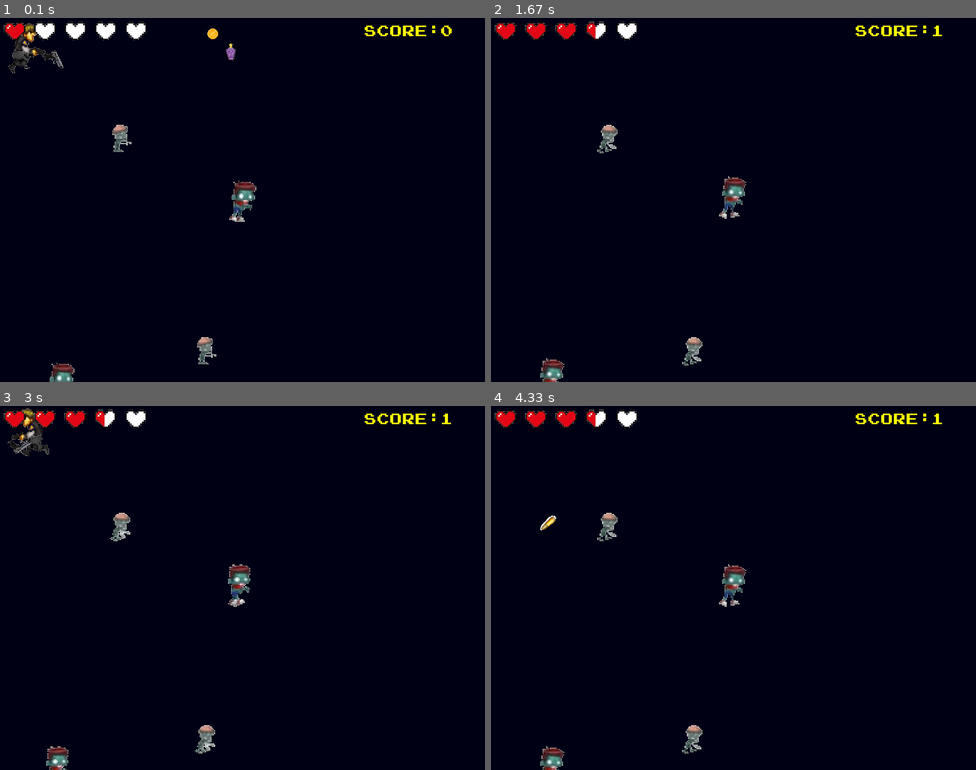
Above: before the commit, frames 1-4 (two rows, left to right).
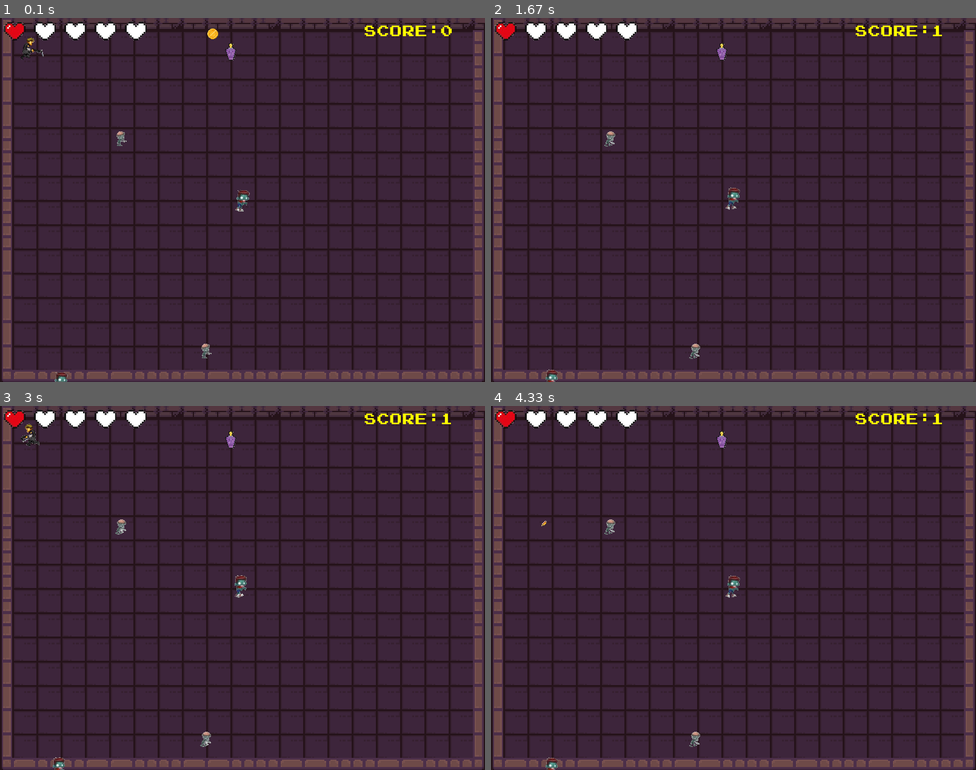
Above: after the commit, the same moments.

Repository: PrintRonald/PYGAME
Game: pygame game, started from main.py
Two runs of this game, one before a commit and one after it. Both use one fixed random seed, a clock stepped at 60 frames per second and the inputs below.
Inputs (mouse positions are in pixels of both pictures, inside the frame that each line leads up to):
- Up to frame 1 (0.1 s): no input
- Up to frame 2 (1.67 s): hold D 0.33-0.8 s; move the mouse to (714, 214) at 0.37 s; hold W 0.83-1.13 s; move the mouse to (888, 189) at 0.87 s; hold D 1.17-1.63 s; move the mouse to (733, 221) at 1.2 s
- Up to frame 3 (3 s): hold A 1.67-2.2 s; move the mouse to (126, 591) at 1.7 s; hold S 2.23-2.53 s; move the mouse to (291, 668) at 2.27 s; hold A 2.57-2.97 s; move the mouse to (92, 675) at 2.6 s
- Up to frame 4 (4.33 s): hold W 3-3.37 s; move the mouse to (806, 460) at 3.03 s; hold D 3.4-4.03 s; move the mouse to (912, 715) at 3.43 s; click (607, 453) at 4.12 s

The runs differ from the first frame. In frame 1, 99% of the frame differs, in the area x 0-100%, y 0-100%; in frame 2, 99%; in frame 3, 99%; in frame 4, 99%.

Commit message:
Versión 1.0.12
Diseño de rejillas y Tiles del fondo del juego

Diff:
--- a/constantes.py
+++ b/constantes.py
@@ -3,19 +3,22 @@
 ALTO_VENTANA = 600
 #ALTO_PERSONAJE = 5
 #ANCHO_PERSONAJE = 5
-SCALA_PERSONAJE = 0.7
-SCALA_ARMA = 0.8
+SCALA_PERSONAJE = 0.33
+SCALA_ARMA = 0.3
+TILE_SIZE = 40
+TILE_TYPES = 100
 
 #COLORES
 COLOR_PERSONAJE = (255,255,0)
 COLOR_ARMA = (255,0,0)
 COLOR_BG = (0,0,20)
 ROJO = (203,50,52)
+BLANCO = (255,255,255)
 
 #OTROS
 FPS = 120
 VELOCIDAD = 5
 VELOCIDAD_BALA = 20
 COOLDOWN_BALAS = 500
-SCALA_ENEMIGOS = 1.9
+SCALA_ENEMIGOS = 1.0
 SCALA_CORAZON = 0.5
--- a/main.py
+++ b/main.py
@@ -1,9 +1,11 @@
 import pygame
+import pygame.locals
 import constantes
 from personaje import Personaje
 from weapon import Weapon
 from textos import DamageText
 from items import Item
+from mundo import Mundo
 import os
 #Funciones
 #escalar imagen
@@ -73,6 +75,15 @@
 #Balas
 imagen_balas = pygame.image.load(f"assets//images//weapons//bullet.png")
 imagen_balas = escalar_img(imagen_balas,constantes.SCALA_ARMA)
+
+#Cargar imagenes del mundo
+
+tile_list = []
+for x in range(constantes.TILE_TYPES):
+    tile_image = pygame.image.load(f"assets//images//tales//tales ({x+1}).png")
+    tile_image = pygame.transform.scale(tile_image,(constantes.TILE_SIZE,constantes.TILE_SIZE))
+    tile_list.append(tile_image)
+
 # Creacion del personaje principal
 #player_image = pygame.image.load("assets//images//characters//player1//player0.png")
 #Tamaño del player alto y ancho
@@ -108,6 +119,39 @@
             c_mitad_dibujado = True
         else:
             ventana.blit(corazon_vacio, (5+i*50,5))
+
+
+world_data = [
+    [0,1,2,3,4,1,2,3,4,1,2,3,4,1,2,3,4,1,2,3,4,5],
+    [10,11,11,11,11,11,11,11,11,11,11,11,11,11,11,11,11,11,11,11,25],
+    [10,11,11,11,11,11,11,11,11,11,11,11,11,11,11,11,11,11,11,11,25],
+    [10,11,11,11,11,11,11,11,11,11,11,11,11,11,11,11,11,11,11,11,25],
+    [10,11,11,11,11,11,11,11,11,11,11,11,11,11,11,11,11,11,11,11,15],
+    [20,11,11,11,11,11,11,11,11,11,11,11,11,11,11,11,11,11,11,11,25],
+    [20,11,11,11,11,11,11,11,11,11,11,11,11,11,11,11,11,11,11,11,25],
+    [20,11,11,11,11,11,11,11,11,11,11,11,11,11,11,11,11,11,11,11,25],
+    [20,11,11,11,11,11,11,11,11,11,11,11,11,11,11,11,11,11,11,11,25],
+    [20,11,11,11,11,11,11,11,11,11,11,11,11,11,11,11,11,11,11,11,25],
+    [30,11,11,11,11,11,11,11,11,11,11,11,11,11,11,11,11,11,11,11,35],
+    [30,11,11,11,11,11,11,11,11,11,11,11,11,11,11,11,11,11,11,11,35],
+    [30,11,11,11,11,11,11,11,11,11,11,11,11,11,11,11,11,11,11,11,35],
+    [30,11,11,11,11,11,11,11,11,11,11,11,11,11,11,11,11,11,11,11,35],
+    [30,11,11,11,11,11,11,11,11,11,11,11,11,11,11,11,11,11,11,11,35],
+    [40,41,42,43,44,41,42,43,44,41,42,43,44,41,42,43,44,41,42,43,45]
+]
+
+world = Mundo()
+world.process_data(world_data,tile_list)
+
+
+def dibujar_grid():
+    for x in range(30):
+        #Lineas verticales
+        pygame.draw.line(ventana, constantes.BLANCO, (x*constantes.TILE_SIZE,0),(x*constantes.TILE_SIZE,constantes.ALTO_VENTANA))
+        #Lineas horizonatales
+        pygame.draw.line(ventana, constantes.BLANCO, (0,x*constantes.TILE_SIZE),(constantes.ANCHO_VENTANA,x*constantes.TILE_SIZE))
+
+
 
 
 #Crear personaje de la clase personaje
@@ -158,6 +202,8 @@
     #que vaya a 60 FPS
     reloj.tick(constantes.FPS)
     ventana.fill(constantes.COLOR_BG)
+
+    dibujar_grid()
 
     #Calcular el movimiento del juagador
     delta_x = 0
@@ -196,6 +242,9 @@
 
     #Actualizar items
     grupo_items.update(jugador)
+
+    #Dibujar el mundo
+    world.draw(ventana)
 
     #Dibujar al jugador
     #print(f'{delta_x},{delta_y}')
--- /dev/null
+++ b/mundo.py
@@ -0,0 +1,24 @@
+import constantes
+
+
+
+class Mundo():
+    def __init__(self):
+        self.map_tiles = []
+
+
+    def process_data(self, data, title_list):
+        self.level_lenght = len(data)
+        for y, row in enumerate(data):
+            for x, tile in enumerate(row):
+                image = title_list[tile]
+                image_rect = image.get_rect()
+                image_x = x*constantes.TILE_SIZE
+                image_y = y*constantes.TILE_SIZE
+                image_rect.center = (image_x,image_y)
+                title_data = [image,image_rect, image_x, image_y]
+                self.map_tiles.append(title_data)
+
+    def draw(self, surface):
+        for tile in self.map_tiles:
+            surface.blit(tile[0],tile[1])
Binary file added: 2D Pixel Dungeon Asset Pack v2.0/2D Pixel Dungeon Asset Pack/Character_animation/monsters_idle/skeleton1/v1/skeleton_v1_1.png
Binary file added: 2D Pixel Dungeon Asset Pack v2.0/2D Pixel Dungeon Asset Pack/Character_animation/monsters_idle/skeleton1/v1/skeleton_v1_2.png
Binary file added: 2D Pixel Dungeon Asset Pack v2.0/2D Pixel Dungeon Asset Pack/Character_animation/monsters_idle/skeleton1/v1/skeleton_v1_3.png
Binary file added: 2D Pixel Dungeon Asset Pack v2.0/2D Pixel Dungeon Asset Pack/Character_animation/monsters_idle/skeleton1/v1/skeleton_v1_4.png
Binary file added: 2D Pixel Dungeon Asset Pack v2.0/2D Pixel Dungeon Asset Pack/Character_animation/monsters_idle/skeleton1/v2/skeleton_v2_1.png
Binary file added: 2D Pixel Dungeon Asset Pack v2.0/2D Pixel Dungeon Asset Pack/Character_animation/monsters_idle/skeleton1/v2/skeleton_v2_2.png
Binary file added: 2D Pixel Dungeon Asset Pack v2.0/2D Pixel Dungeon Asset Pack/Character_animation/monsters_idle/skeleton1/v2/skeleton_v2_3.png
Binary file added: 2D Pixel Dungeon Asset Pack v2.0/2D Pixel Dungeon Asset Pack/Character_animation/monsters_idle/skeleton1/v2/skeleton_v2_4.png
Binary file added: 2D Pixel Dungeon Asset Pack v2.0/2D Pixel Dungeon Asset Pack/Character_animation/monsters_idle/skeleton2/v1/skeleton2_v1_1.png
Binary file added: 2D Pixel Dungeon Asset Pack v2.0/2D Pixel Dungeon Asset Pack/Character_animation/monsters_idle/skeleton2/v1/skeleton2_v1_2.png
Binary file added: 2D Pixel Dungeon Asset Pack v2.0/2D Pixel Dungeon Asset Pack/Character_animation/monsters_idle/skeleton2/v1/skeleton2_v1_3.png
Binary file added: 2D Pixel Dungeon Asset Pack v2.0/2D Pixel Dungeon Asset Pack/Character_animation/monsters_idle/skeleton2/v1/skeleton2_v1_4.png
(and 272 more such lines)
